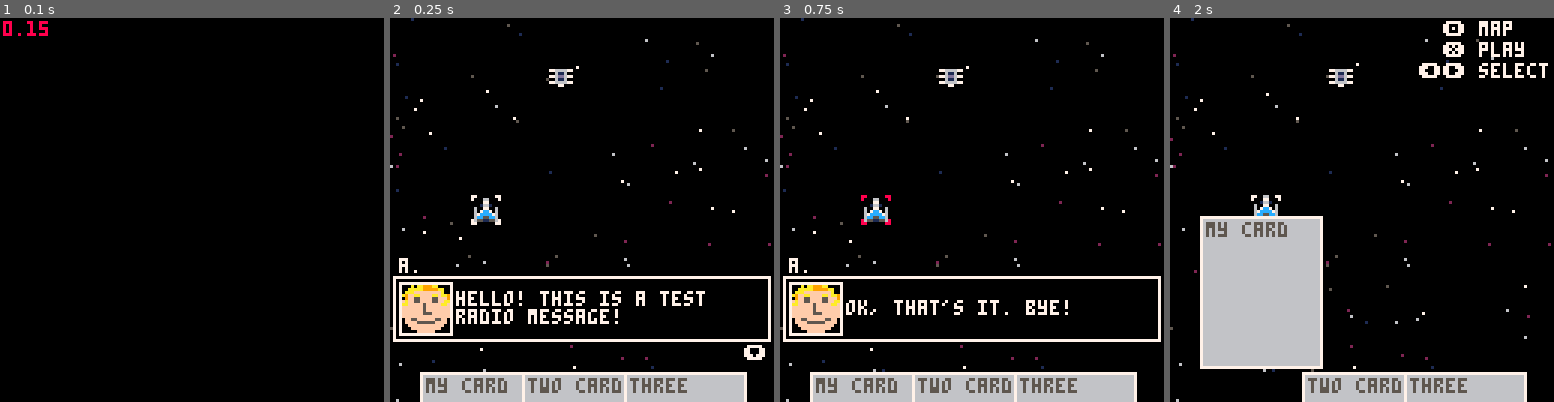
Above: before the commit, frames 1-4 (left to right).
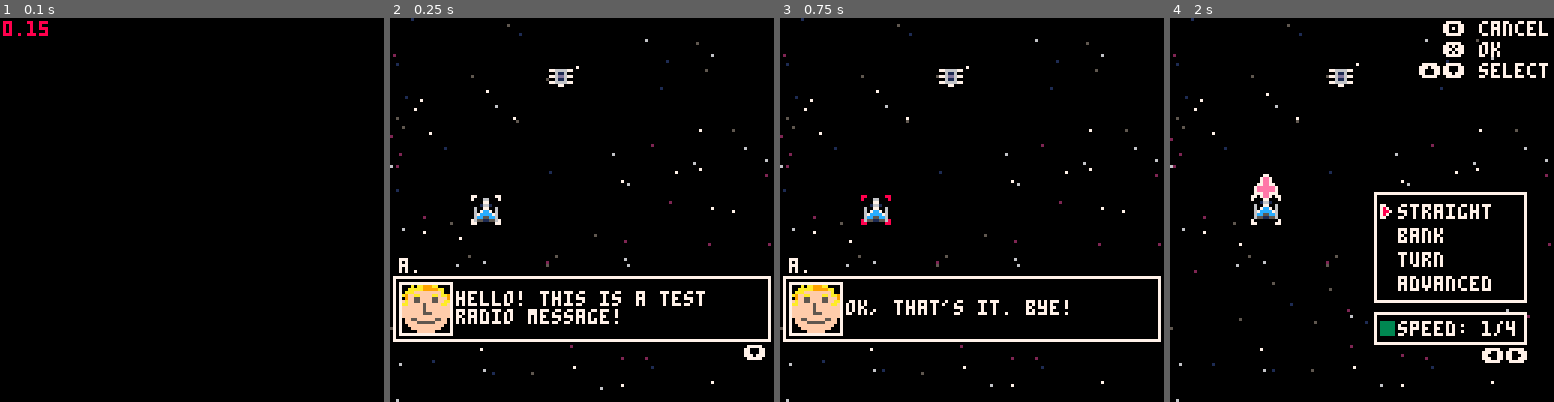
Above: after the commit, the same moments.

Repository: karjona/ondatra
Game: PICO-8 cartridge ondatra.p8
Same seed, same stepped clock (60 frames per second), same inputs: the game is played once before the commit and once after it.
Inputs:
- Up to frame 1 (0.1 s): no input
- Up to frame 2 (0.25 s): no input
- Up to frame 3 (0.75 s): tap X (X key) at 0.33 s; tap O (Z key) at 0.7 s
- Up to frame 4 (2 s): tap X (X key) at 1.07, 1.85 s; hold Right from 1.6 s (still down); tap O (Z key) at 1.7 s

Frame 1 is identical in both runs. In frame 2, 6.7% of the frame differs, in the area x 7-93%, y 92-100%; in frame 3, 6.7%; in frame 4, 22%, in the area x 7-99%, y 0-100%.

Commit message:
Remove cards feature

Diff:
--- a/ondatra.p8
+++ b/ondatra.p8
@@ -17,7 +17,6 @@
 
 -- utilities
 #include src/utilities/say.lua
-#include src/utilities/cards.lua
 #include src/utilities/log.lua
 #include src/utilities/rspr.lua
 #include src/utilities/bg.lua
--- a/src/main.lua
+++ b/src/main.lua
@@ -24,10 +24,6 @@
   level = 1
   radio = {}
 
-  cards = {}
-  viewing_cards = false
-  selected_card = 1
-
   selected_ship = nil
   selecting_move = nil
   selected_move_option = 1
@@ -44,13 +40,6 @@
 
   entities = {}
 
-  -- debug cards
-  create_card("my card")
-  create_card("two cards")
-  create_card("three")
-  --create_card("four")
-  --create_card("five")
-
   -- debug radio messages
   say("a.", "hello! this is a test radio message!", true)
   say("a.", "second radio message", true)
--- a/src/scenes/battle.lua
+++ b/src/scenes/battle.lua
@@ -165,44 +165,6 @@
     end
   end
 
-  -- draw cards
-  for i = 1, #cards do
-    local card = cards[i]
-    local cardx = 10
-    local targety = 118
-
-    -- move selected card up
-    if selected_card == i and viewing_cards then
-      targety -= 52
-    end
-
-    -- animate cards
-    if targety < card.y then
-      card.spd = -4
-    elseif targety > card.y then
-      card.spd = 4
-    elseif targety == card.y then
-      card.spd = 0
-    end
-    card.y += card.spd
-
-    if #cards >= 3 then
-      -- to get the size of the dock where we put the cards
-      -- we substract the margins and the width of the card
-      -- from the screen width
-      local docksize = 128 - cardx * 2 - cardw
-
-      -- we divide the dock size by the number of cards
-      -- minus one to get the gap between each card
-      local gap = docksize / (#cards - 1)
-      draw_card(card, cardx + i * gap - gap, card.y)
-    elseif #cards == 2 then
-      draw_card(card, cardx + i * 37 - 37, card.y)
-    else
-      draw_card(card, cardx, card.y)
-    end
-  end
-
   -- print radio messages
   print_radio()
 
@@ -210,18 +172,15 @@
   if #radio == 0 then
     if selected_ship and selected_ship.owner == "player" then
       if not moving_ships then
-        if viewing_cards == false
-            and not selecting_move
-            and not selecting_target then
-          print("🅾️ cards", 91, 1, 7)
-          if battle_phase == "movement" then
-            print("❎ move", 91, 8, 7)
-          elseif battle_phase == "shoot" then
-            if not shot_target then
-              print("❎ shoot", 91, 8, 7)
-            end
+        if battle_phase == "movement"
+            and not selecting_move then
+          print("❎ move", 91, 1, 7)
+        elseif battle_phase == "shoot" then
+          if not shot_target then
+            print("❎ shoot", 91, 1, 7)
           end
-        elseif selecting_move then
+        end
+        if selecting_move then
           print("🅾️ cancel", 91, 1, 7)
           print("❎ ok", 91, 8, 7)
           print("⬆️⬇️ select", 83, 15, 7)
@@ -233,10 +192,6 @@
           else
             print("❎ pass", 91, 8, 7)
           end
-        else
-          print("🅾️ map", 91, 1, 7)
-          print("❎ play", 91, 8, 7)
-          print("⬅️➡️ select", 83, 15, 7)
         end
       end
     end
--- a/src/utilities/buttons.lua
+++ b/src/utilities/buttons.lua
@@ -1,10 +1,6 @@
 function battle_button_x()
   if #radio > 0 then
     del_msg()
-    return
-  end
-
-  if viewing_cards then
     return
   end
 
@@ -91,21 +87,6 @@
     return
   end
 
-  -- open and close the card viewer when not doing any other actions
-  if not selecting_move and not selecting_target then
-    if not viewing_cards then
-      sfx(0)
-      viewing_cards = true
-      return
-    end
-
-    if viewing_cards then
-      sfx(0)
-      viewing_cards = false
-      return
-    end
-  end
-
   if battle_phase == "movement" then
     -- if the main move menu is open, close it
     if selecting_move_menu_active
@@ -189,11 +170,6 @@
     change_speed(-1)
     return
   end
-
-  if viewing_cards then
-    change_card(-1)
-    return
-  end
 end
 
 function battle_button_right()
@@ -201,9 +177,4 @@
     change_speed(1)
     return
   end
-
-  if viewing_cards then
-    change_card(1)
-    return
-  end
 end
--- a/src/utilities/cards.lua
+++ /dev/null
@@ -1,28 +0,0 @@
--- card properties
-cardw = 40
-cardh = 50
-
-function create_card(card)
-  local mycard = {
-    title = card,
-    cost = 1,
-    rarity = 0,
-    text = "shoot",
-    img = 0,
-    y = 118,
-    spd = 0
-  }
-
-  add(cards, mycard)
-end
-
-function draw_card(card, x, y)
-  local c = 6
-  local txtc = 5
-
-  -- draw the card
-  rectfillout(x, y, cardw, cardh, c)
-
-  -- fill with card properties
-  print(card.title, x + 2, y + 2, txtc)
-end
--- a/src/utilities/menus.lua
+++ b/src/utilities/menus.lua
@@ -11,11 +11,6 @@
   elseif move_speed < 1 then
     move_speed = selecting_move.max_speed
   end
-end
-
-function change_card(direction)
-  sfx(0)
-  selected_card = (selected_card + direction - 1 + #cards) % #cards + 1
 end
 
 function change_move(direction)
